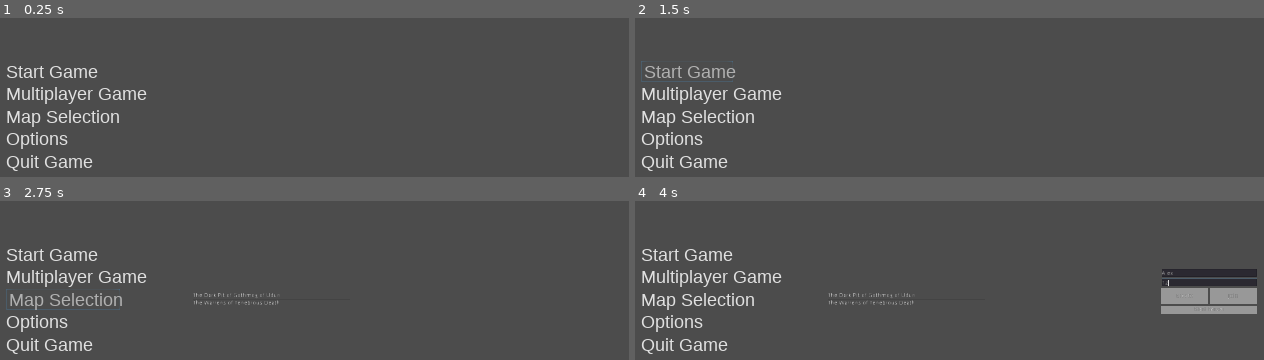
Above: before the commit, frames 1-4 (two rows, left to right).
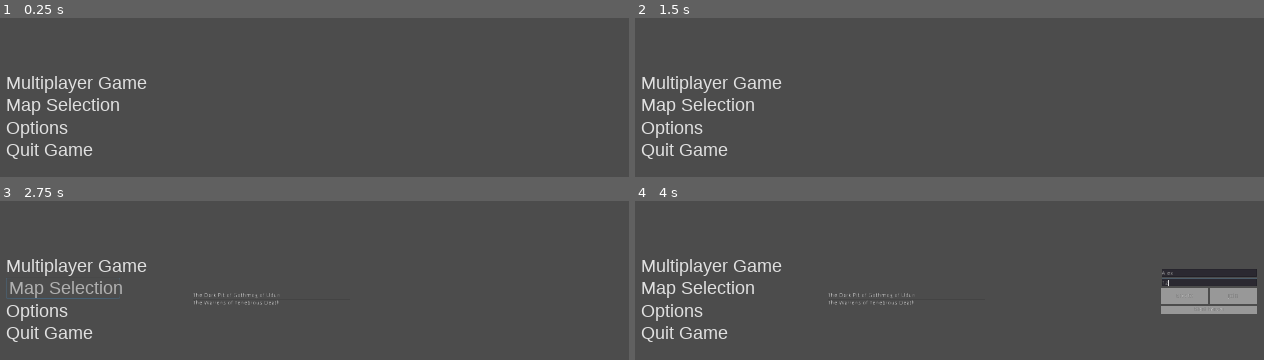
Above: after the commit, the same moments.

Repository: Lexxn0x3/Dungeons_and_Dragons
Game: Godot game, scene res://Main.tscn
The game is run twice, just before and just after one commit, with the same random seed, the same clock (stepped at 60 frames per second) and the same inputs.
Inputs (mouse positions are in pixels of both pictures, inside the frame that each line leads up to):
- Up to frame 1 (0.25 s): no input
- Up to frame 2 (1.5 s): click (685, 72) at 0.5 s, where only the run before the commit has a clickable "Start Game"; click (685, 72) at 1.25 s, where only the run before the commit has a clickable "Start Game"
- Up to frame 3 (2.75 s): click "Map Selection" at 2 s
- Up to frame 4 (4 s): click "Multiplayer Game" at 2.75 s; click (1207, 272) at 3.52 s; type "Alex" at 3.6 s; click (1207, 282) at 3.75 s; type "12" at 3.83 s

The runs differ from the first frame. In frame 1, 4.4% of the frame differs, in the area x 1-24%, y 30-97%; in frame 2, 4.4%; in frame 3, 4.5%, in the area x 0-24%, y 30-97%; in frame 4, 4.4%.

Commit message:
Default local IP

Diff:
--- a/Game GoDot/EscMenu.gd
+++ b/Game GoDot/EscMenu.gd
@@ -33,6 +33,7 @@
 
 
 func _on_MainMenu_button_pressed():
+	get_tree().network_peer = null
 	get_parent()._queue_free_player_map_escMenu_options()
 	get_parent()._instance_MainMenu()
 	get_parent().playing = false
--- a/Game GoDot/Main.gd
+++ b/Game GoDot/Main.gd
@@ -46,30 +46,6 @@
 		menu.queue_free()
 	else:
 		pass
-
-func _on_MainMenu_hitPlay():
-	var selfPeerID = get_tree().get_network_unique_id()
-	player = playerScene.instance()
-	player.set_network_master(selfPeerID)
-	var item = mainMenu.get_selected_map()
-	if item != PoolIntArray():
-		if item == PoolIntArray([0]):
-			mapScene = load("res://Maps/The Dark Pit of Gothmog of Udun/The Dark Pit of Gothmog of Udun.tscn")
-		if item == PoolIntArray([1]):
-			mapScene = load("res://Maps/The Warrens of Tenebrous/The Warrens of Tenebrous.tscn")
-		map = mapScene.instance()
-		add_child(map)
-		add_child(player)
-		mainMenu.queue_free()
-		playing = true
-		if optionsShown == true:
-			options.queue_free()
-			optionsShown = false
-			mainMenu.queue_free()
-		playing = true
-		if optionsShown == true:
-			options.queue_free()
-			optionsShown = false
 
 func _on_Server_hitPlay(map):
 	var selfPeerID = get_tree().get_network_unique_id()
--- a/Game GoDot/MainMenu/MainMenu.gd
+++ b/Game GoDot/MainMenu/MainMenu.gd
@@ -20,9 +20,6 @@
 
 
 #untile here all Menu button funktions of the MainMenu
-func _on_Start_pressed():
-	get_parent()._on_MainMenu_hitPlay()
-
 
 func _on_Quit_pressed():
 	pass # Replace with function body.
--- a/Game GoDot/MainMenu/MainMenu.tscn
+++ b/Game GoDot/MainMenu/MainMenu.tscn
@@ -60,23 +60,10 @@
 size_flags_vertical = 3
 alignment = 1
 
-[node name="Start" type="Button" parent="MarginContainer/HBoxContainer/VBoxContainer"]
-margin_top = 324.0
-margin_right = 231.0
-margin_bottom = 375.0
-size_flags_horizontal = 0
-size_flags_vertical = 0
-custom_styles/normal = SubResource( 1 )
-custom_fonts/font = SubResource( 2 )
-custom_colors/font_color_hover = Color( 0.694118, 0.694118, 0.694118, 1 )
-custom_colors/font_color_pressed = Color( 0.501961, 0.501961, 0.501961, 1 )
-text = "Start Game"
-flat = true
-
 [node name="StartMuliplayer" type="Button" parent="MarginContainer/HBoxContainer/VBoxContainer"]
-margin_top = 379.0
+margin_top = 352.0
 margin_right = 353.0
-margin_bottom = 430.0
+margin_bottom = 403.0
 size_flags_horizontal = 0
 size_flags_vertical = 0
 custom_styles/normal = SubResource( 1 )
@@ -87,9 +74,9 @@
 flat = true
 
 [node name="Map" type="Button" parent="MarginContainer/HBoxContainer/VBoxContainer"]
-margin_top = 434.0
+margin_top = 407.0
 margin_right = 286.0
-margin_bottom = 485.0
+margin_bottom = 458.0
 size_flags_horizontal = 0
 size_flags_vertical = 0
 custom_styles/normal = SubResource( 1 )
@@ -103,9 +90,9 @@
 }
 
 [node name="Options" type="Button" parent="MarginContainer/HBoxContainer/VBoxContainer"]
-margin_top = 489.0
+margin_top = 462.0
 margin_right = 156.0
-margin_bottom = 540.0
+margin_bottom = 513.0
 size_flags_horizontal = 0
 size_flags_vertical = 0
 custom_styles/normal = SubResource( 1 )
@@ -116,9 +103,9 @@
 flat = true
 
 [node name="Quit" type="Button" parent="MarginContainer/HBoxContainer/VBoxContainer"]
-margin_top = 544.0
+margin_top = 517.0
 margin_right = 218.0
-margin_bottom = 595.0
+margin_bottom = 568.0
 size_flags_horizontal = 0
 size_flags_vertical = 0
 custom_styles/normal = SubResource( 1 )
@@ -248,7 +235,6 @@
 __meta__ = {
 "_edit_use_anchors_": false
 }
-[connection signal="pressed" from="MarginContainer/HBoxContainer/VBoxContainer/Start" to="." method="_on_Start_pressed"]
 [connection signal="pressed" from="MarginContainer/HBoxContainer/VBoxContainer/StartMuliplayer" to="." method="_on_StartMuliplayer_pressed"]
 [connection signal="pressed" from="MarginContainer/HBoxContainer/VBoxContainer/Map" to="." method="_on_Map_pressed"]
 [connection signal="pressed" from="MarginContainer/HBoxContainer/VBoxContainer/Options" to="." method="_on_Options_pressed"]
--- a/Game GoDot/Networking.gd
+++ b/Game GoDot/Networking.gd
@@ -23,6 +23,8 @@
 	get_tree().set_network_peer(peer)
 
 func connect_to_server(player_nickname, server_ip):
+	if server_ip == null:
+		server_ip = DEFAULT_IP
 	my_info.name = player_nickname
 	var peer = NetworkedMultiplayerENet.new()
 	peer.create_client(server_ip, DEFAULT_PORT)
--- a/Game GoDot/Player/Player.gd
+++ b/Game GoDot/Player/Player.gd
@@ -1,7 +1,7 @@
 extends KinematicBody2D
 
 # Player movement speed
-const speed = 10000
+const speed = 7000
 
 slave var slave_position = Vector2()
 
--- a/Game GoDot/Player/Player.tscn
+++ b/Game GoDot/Player/Player.tscn
@@ -31,7 +31,7 @@
 scale = Vector2( 5, 5 )
 z_index = 2
 frames = SubResource( 1 )
-frame = 1
+frame = 3
 playing = true
 
 [node name="CollisionShape2D" type="CollisionShape2D" parent="."]
Not shown, changed: Game GoDot/export_presets.cfg
Not shown, changed: Exports/Windows/Game 31.08.2020_2.exe
Not shown, changed: Exports/Windows/Game 31.08.2020_2.pck
